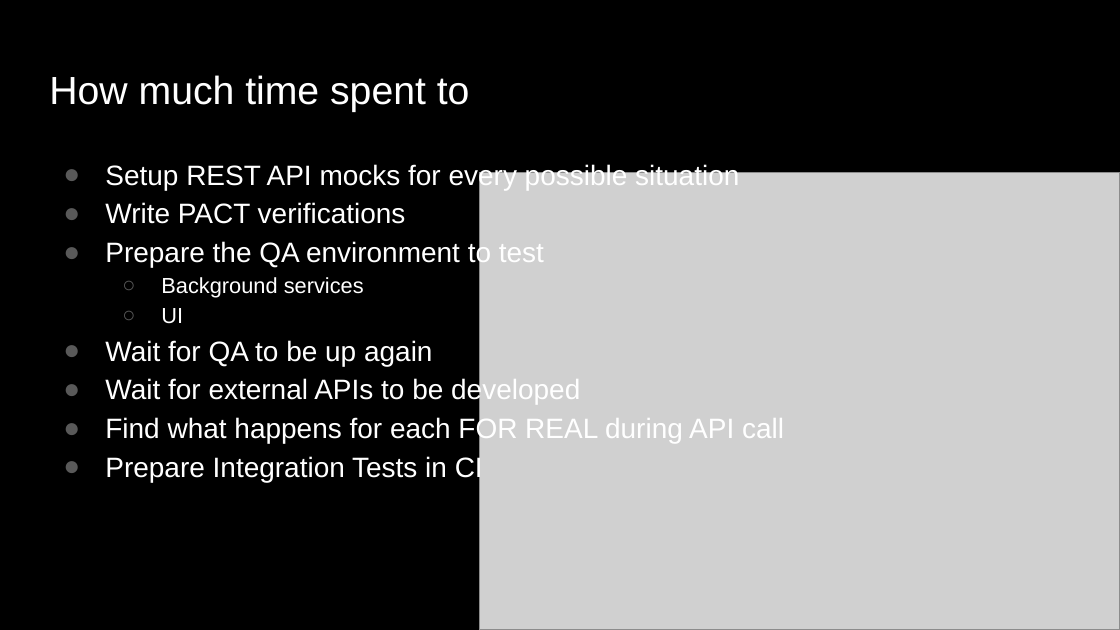
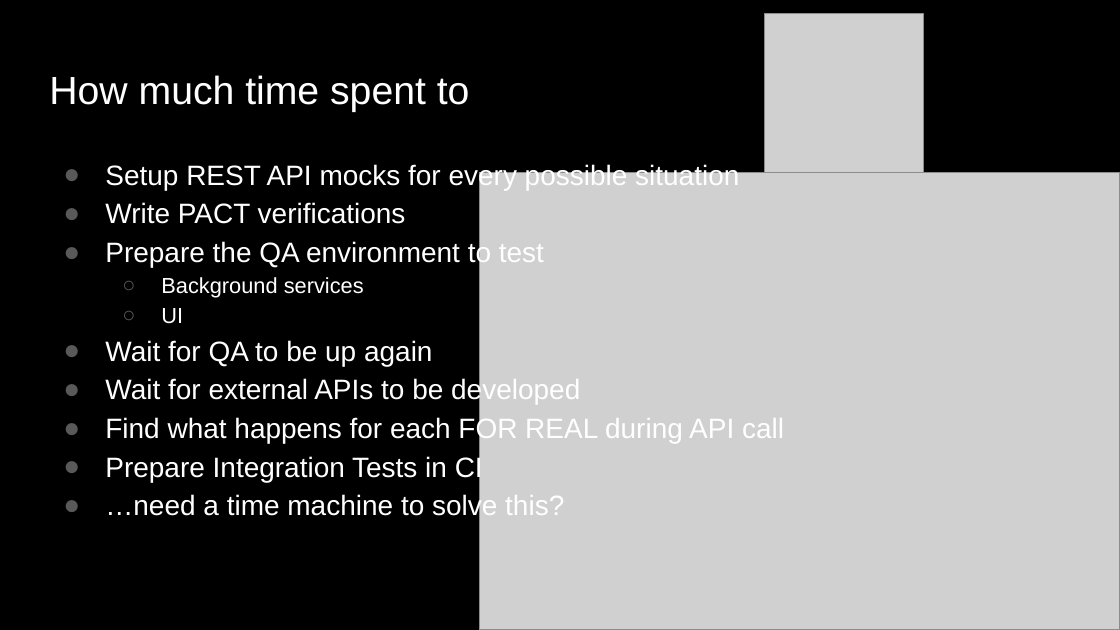
Before and after one commit to kendarorg/HttpAnsweringMachine, a slide deck: slide 1 of docs/HAM.EP.pptx. Drawn at 1120x630 pixels with LibreOffice and Linux fonts; fonts in the diff are those of the drawing; grey boxes stand for pictures. Boxes give left, top, right and bottom in pixels: in the first picture for what was removed or moved away, otherwise in the second. Text is boxed around its words. In the diff, an @@ line names an element or a change of style, - is before the commit and + after.

```diff
--- a/docs/HAM.EP.pptx
+++ b/docs/HAM.EP.pptx
@@ picture added at bbox=[765, 13, 924, 172] @@
@@ text at bbox=[105, 493, 564, 520]: paragraph added @@
+● …need a time machine to solve this?
```
Also in this commit, not shown: 2 other slides changed, 1 slide added, 13 slides removed, 1 other file.
